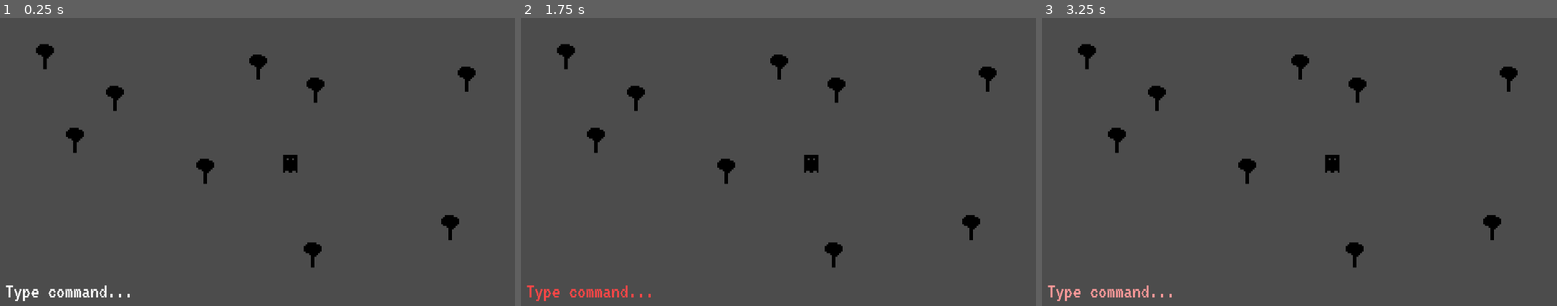
Above: before the commit, frames 1-3 (left to right).
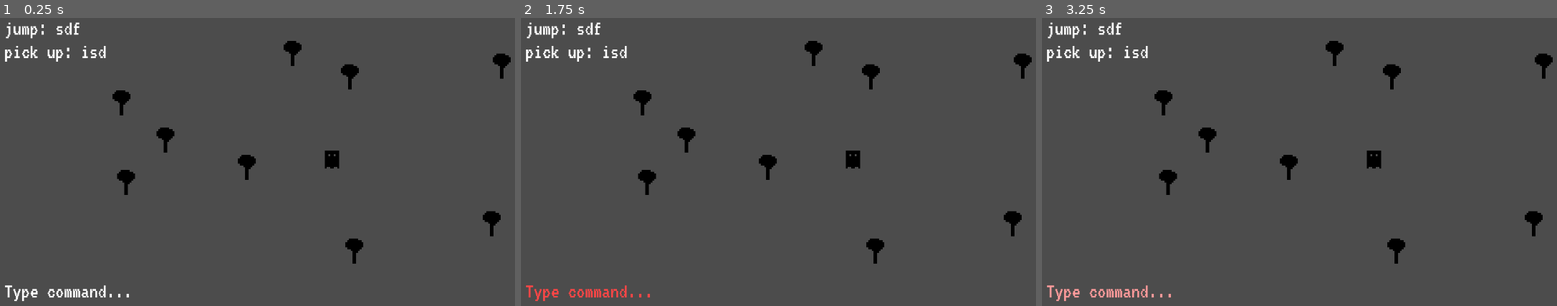
Above: after the commit, the same moments.

Repository: Anudin/LD41
Game: Godot game, scene res://Main.tscn
The game is run twice, just before and just after one commit, with the same random seed, the same clock (stepped at 60 frames per second) and the same inputs.
Inputs:
- Up to frame 1 (0.25 s): no input
- Up to frame 2 (1.75 s): tap Enter at 0.5, 0.6 s; tap Space at 0.77, 1.52 s; tap Backspace at 1.35 s
- Up to frame 3 (3.25 s): tap Delete at 2.1 s; tap Space at 2.75, 3.02 s; tap Enter at 2.85 s

The runs differ from the first frame. In frame 1, 3.9% of the frame differs, in the area x 0-100%, y 1-99%; in frame 2, 3.9%; in frame 3, 3.9%.

Commit message:
Move verification, add changing bindings

Diff:
--- a/Main.gd
+++ b/Main.gd
@@ -2,16 +2,46 @@
 
 # Should it be possible to revert an typo with backspace?
 
-# class member variables go here, for example:
-# var a = 2
-# var b = "textvar"
+const COMMANDS = ["up", "down", "left", "right", "stop"]
+const TEMP_COMMANDS = {"sdf": "jump", "isd": "pick up"}
 
 func _ready():
-	# Called every time the node is added to the scene.
-	# Initialization here
-	pass
+	randomize()
+
+	update_temp_commands_display()
 
 #func _process(delta):
 #	# Called every frame. Delta is time since last frame.
 #	# Update game logic here.
 #	pass
+
+func verify_command(command):
+	if COMMANDS.has(command):
+		return true
+	elif TEMP_COMMANDS.has(command):
+		var action = TEMP_COMMANDS[command]
+		update_temp_commands(command)
+		return action
+
+func update_temp_commands(action_code):
+	var action = TEMP_COMMANDS[action_code]
+	TEMP_COMMANDS.erase(action_code)
+
+	var key = ""
+
+	while(key == "" or TEMP_COMMANDS.has(key)):
+		for i in range(3):
+			key += char(randi()%26 + "a".ord_at(0))
+
+	TEMP_COMMANDS[key] = action
+
+	update_temp_commands_display()
+
+func update_temp_commands_display():
+	var command_display = ""
+
+	# Keep order
+	for key in TEMP_COMMANDS.keys():
+		command_display += TEMP_COMMANDS[key] + ": " + key + "\n"
+
+	$CommandMapping.text = command_display
--- a/Main.tscn
+++ b/Main.tscn
@@ -1,63 +1,97 @@
-[gd_scene load_steps=5 format=2]
+[gd_scene load_steps=7 format=2]
 
 [ext_resource path="res://Main.gd" type="Script" id=1]
-[ext_resource path="res://TextInput/TextInput.tscn" type="PackedScene" id=2]
-[ext_resource path="res://environment/Tree.tscn" type="PackedScene" id=3]
-[ext_resource path="res://Player/Player.tscn" type="PackedScene" id=4]
+[ext_resource path="res://fonts/VT323-Regular.ttf" type="DynamicFontData" id=2]
+[ext_resource path="res://TextInput/TextInput.tscn" type="PackedScene" id=3]
+[ext_resource path="res://environment/Tree.tscn" type="PackedScene" id=4]
+[ext_resource path="res://Player/Player.tscn" type="PackedScene" id=5]
+
+[sub_resource type="DynamicFont" id=1]
+
+size = 48
+use_mipmaps = false
+use_filter = false
+font_data = ExtResource( 2 )
+_sections_unfolded = [ "Font", "Settings" ]
 
 [node name="Main" type="Node2D" index="0"]
 
 script = ExtResource( 1 )
+__meta__ = {
+"_edit_horizontal_guides_": [  ],
+"_edit_vertical_guides_": [  ]
+}
 
-[node name="TextInput" parent="." index="0" instance=ExtResource( 2 )]
+[node name="CommandMapping" type="Label" parent="." index="0"]
 
-margin_left = 50.0
+anchor_left = 0.0
+anchor_top = 0.0
+anchor_right = 0.0
+anchor_bottom = 0.0
+margin_left = 48.0
+margin_top = 40.0
+margin_right = 162.0
+margin_bottom = 89.0
+rect_pivot_offset = Vector2( 0, 0 )
+rect_clip_content = false
+mouse_filter = 2
+mouse_default_cursor_shape = 0
+size_flags_horizontal = 1
+size_flags_vertical = 4
+custom_fonts/font = SubResource( 1 )
+text = "Preview."
+percent_visible = 1.0
+lines_skipped = 0
+max_lines_visible = -1
+_sections_unfolded = [ "custom_fonts" ]
+
+[node name="TextInput" parent="." index="1" instance=ExtResource( 3 )]
+
+margin_left = 48.0
 margin_top = 627.0
-margin_right = 50.0
+margin_right = 48.0
 margin_bottom = 627.0
 
-[node name="Forest" type="Node2D" parent="." index="1"]
+[node name="Forest" type="Node2D" parent="." index="2"]
 
-editor/display_folded = true
+[node name="Tree" parent="Forest" index="0" instance=ExtResource( 4 )]
 
-[node name="Tree" parent="Forest" index="0" instance=ExtResource( 3 )]
+position = Vector2( 309.778, 258.723 )
 
-position = Vector2( 139.372, 156.48 )
+[node name="Tree2" parent="Forest" index="1" instance=ExtResource( 4 )]
 
-[node name="Tree2" parent="Forest" index="1" instance=ExtResource( 3 )]
+position = Vector2( 408.428, 342.166 )
 
-position = Vector2( 294.824, 249.011 )
+[node name="Tree3" parent="Forest" index="2" instance=ExtResource( 4 )]
 
-[node name="Tree3" parent="Forest" index="2" instance=ExtResource( 3 )]
+position = Vector2( 692.232, 149.151 )
 
-position = Vector2( 614.981, 178.688 )
+[node name="Tree4" parent="Forest" index="3" instance=ExtResource( 4 )]
 
-[node name="Tree4" parent="Forest" index="3" instance=ExtResource( 3 )]
+position = Vector2( 589.696, 402.778 )
 
-position = Vector2( 496.541, 411.866 )
+[node name="Tree5" parent="Forest" index="4" instance=ExtResource( 4 )]
 
-[node name="Tree5" parent="Forest" index="4" instance=ExtResource( 3 )]
+position = Vector2( 1158.59, 176.91 )
 
-position = Vector2( 1081.34, 206.447 )
+[node name="Tree6" parent="Forest" index="5" instance=ExtResource( 4 )]
 
-[node name="Tree6" parent="Forest" index="5" instance=ExtResource( 3 )]
+position = Vector2( 819.924, 200.968 )
 
-position = Vector2( 742.673, 230.505 )
+[node name="Tree7" parent="Forest" index="6" instance=ExtResource( 4 )]
 
-[node name="Tree7" parent="Forest" index="6" instance=ExtResource( 3 )]
+position = Vector2( 1137.47, 528.62 )
 
-position = Vector2( 1044.32, 537.708 )
+[node name="Tree8" parent="Forest" index="7" instance=ExtResource( 4 )]
 
-[node name="Tree8" parent="Forest" index="7" instance=ExtResource( 3 )]
+position = Vector2( 830.276, 589.69 )
 
-position = Vector2( 737.121, 598.778 )
+[node name="Tree9" parent="Forest" index="8" instance=ExtResource( 4 )]
 
-[node name="Tree9" parent="Forest" index="8" instance=ExtResource( 3 )]
+position = Vector2( 319.598, 436.548 )
 
-position = Vector2( 205.994, 343.393 )
+[node name="Player" parent="." index="3" instance=ExtResource( 5 )]
 
-[node name="Player" parent="." index="2" instance=ExtResource( 4 )]
-
-position = Vector2( 686.508, 366.624 )
+position = Vector2( 779.663, 357.536 )
 
 [connection signal="text_command" from="TextInput" to="Player" method="_on_text_command"]
--- a/TextInput/TextInput.gd
+++ b/TextInput/TextInput.gd
@@ -2,19 +2,14 @@
 
 signal text_command
 
-const COMMANDS = ["up", "down", "left", "right", "stop"]
+onready var Main = get_node("/root/Main")
+
 const SUBMIT = [KEY_ENTER, KEY_SPACE]
 const DELETE = [KEY_BACKSPACE, KEY_DELETE]
-
 const DEFAULT_TEXT = "Type command..."
 
 func _ready():
 	$TextDisplay.text = DEFAULT_TEXT
-
-#func _process(delta):
-#	# Called every frame. Delta is time since last frame.
-#	# Update game logic here.
-#	pass
 
 func _input(event):
 	if event is InputEventKey:
@@ -34,7 +29,7 @@
 			if SUBMIT.has(event.scancode):
 				var command = $TextDisplay.text.to_lower()
 
-				if COMMANDS.has(command):
+				if Main.verify_command(command):
 					emit_signal("text_command", command)
 				else:
 					$AnimationPlayer.play("typo")
